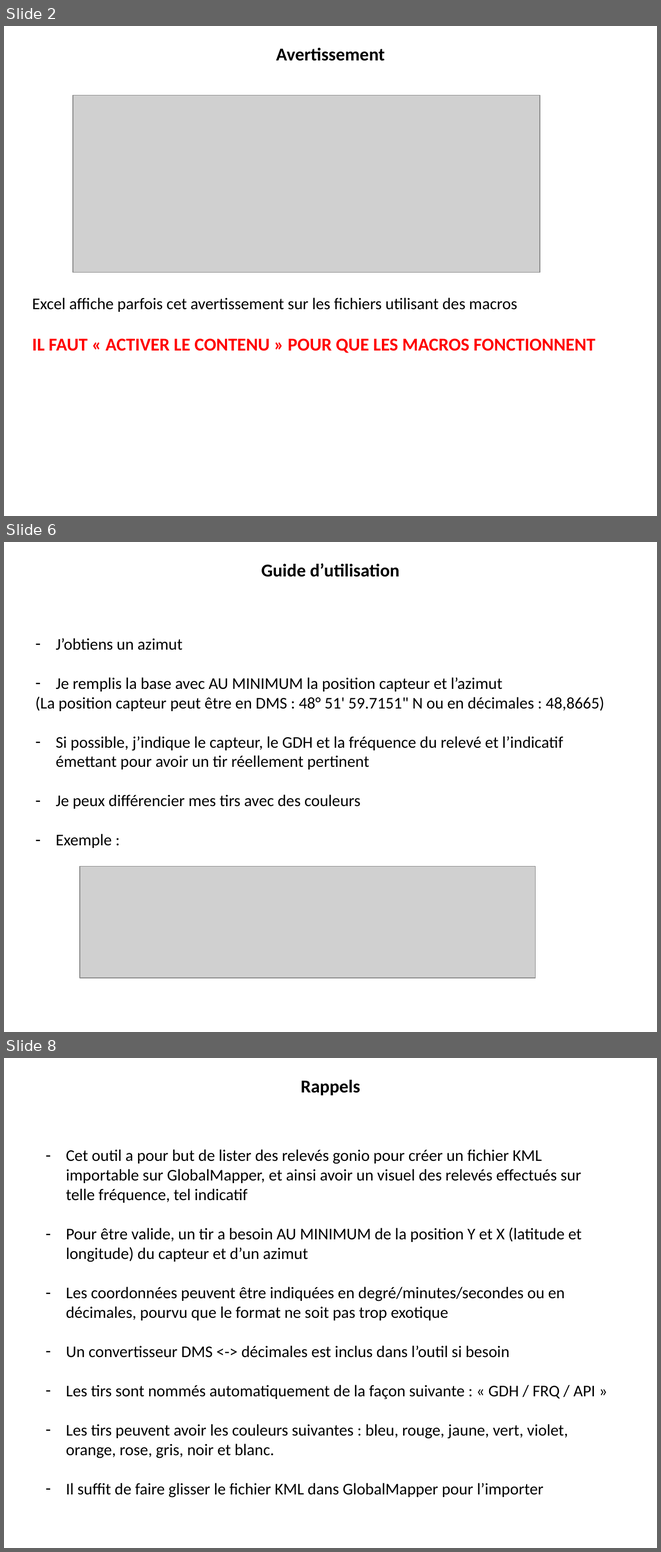
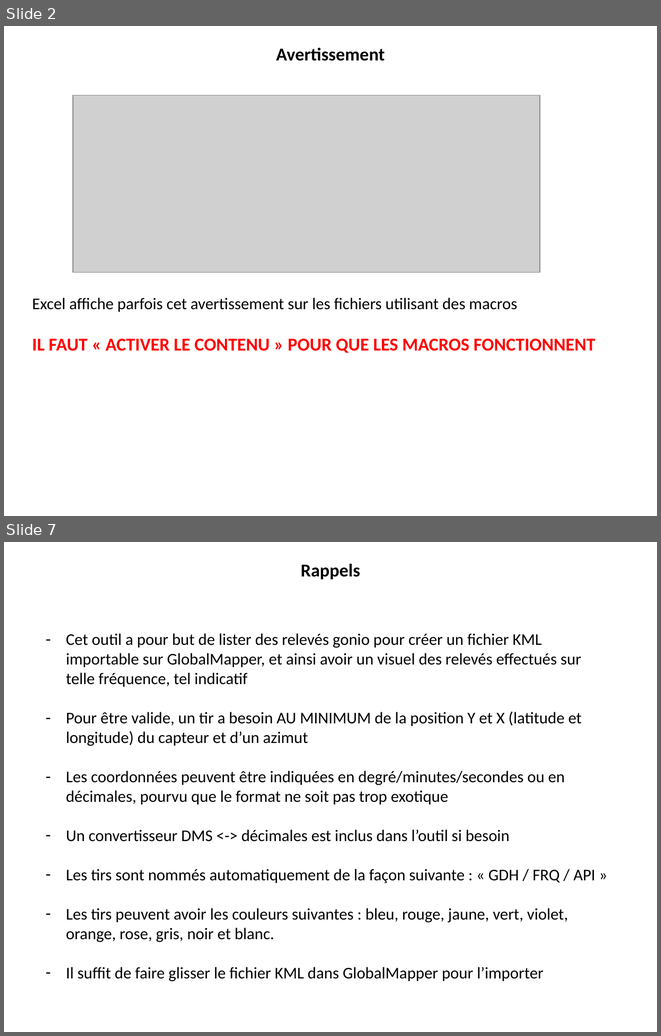
Before and after one commit to 20100dbg/OutilsGeo, a slide deck: TUTO_BDD_GONIO.pptx. Shown one above the other, each under a label of ours: slides 2, 6 and 8 before the commit, slides 2 and 7 after it; the slides between them are not shown. The pictures are 661x1552 and 661x1036 pixels, drawn with LibreOffice and Linux fonts; fonts in the diff are those of the drawing; grey boxes stand for pictures; background and template pictures are left out. Boxes give left, top, right and bottom in pixels: in the first picture for what was removed or moved away, otherwise in the second. Text is boxed around its words. In the diff, an @@ line names an element or a change of style, - is before the commit and + after.

```diff
--- a/TUTO_BDD_GONIO.pptx
+++ b/TUTO_BDD_GONIO.pptx
@@ slide 6 removed at [4, 542, 657, 1032], background #FFFFFF @@
@@ text removed at [261, 563, 399, 577] @@
-Guide d’utilisation
@@ text removed at [35, 638, 604, 848] @@
-– J’obtiens un azimut
-– Je remplis la base avec AU MINIMUM la position capteur et l’azimut
-(La position capteur peut être en DMS : 48° 51' 59.7151" N ou en décimales : 48,8665)
-– Si possible, j’indique le capteur, le GDH et la fréquence du relevé et l’indicatif émettant pour avoir un tir réellement pertinent
-– Je peux différencier mes tirs avec des couleurs
-– Exemple :
@@ picture removed at [80, 866, 536, 978] @@
@@ what was slide 8 is now slide 7 @@
```
Also in this commit, not shown: 3 slides changed, 4 slides added, 2 other slides removed, 2 other files.
